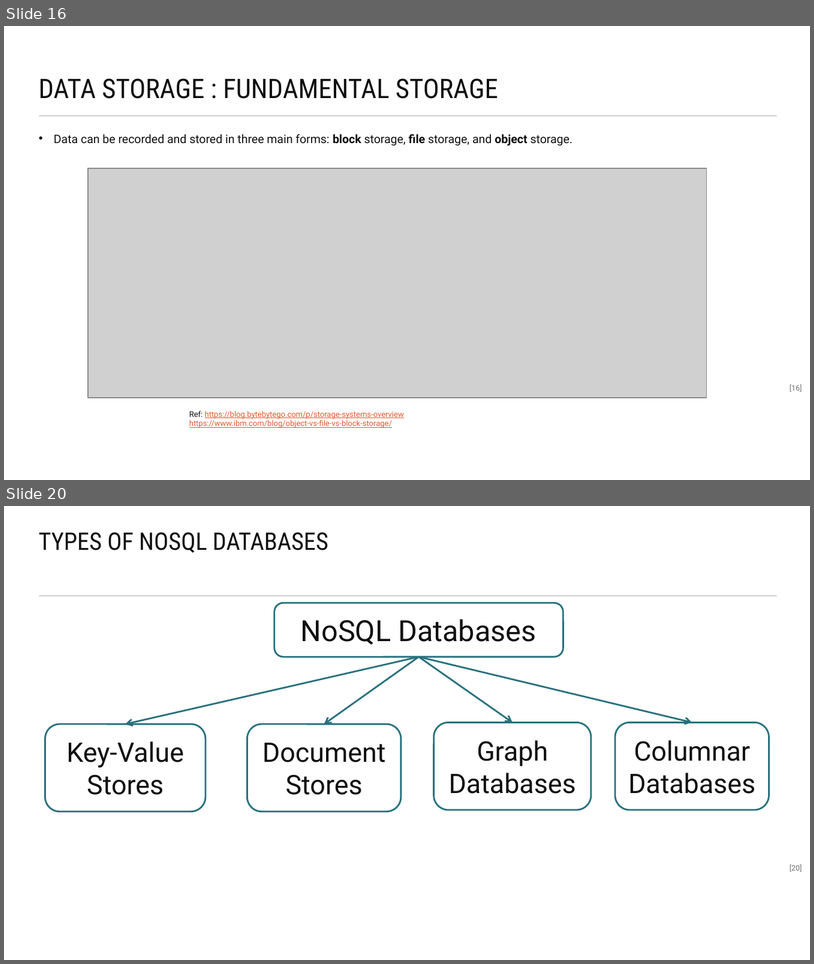
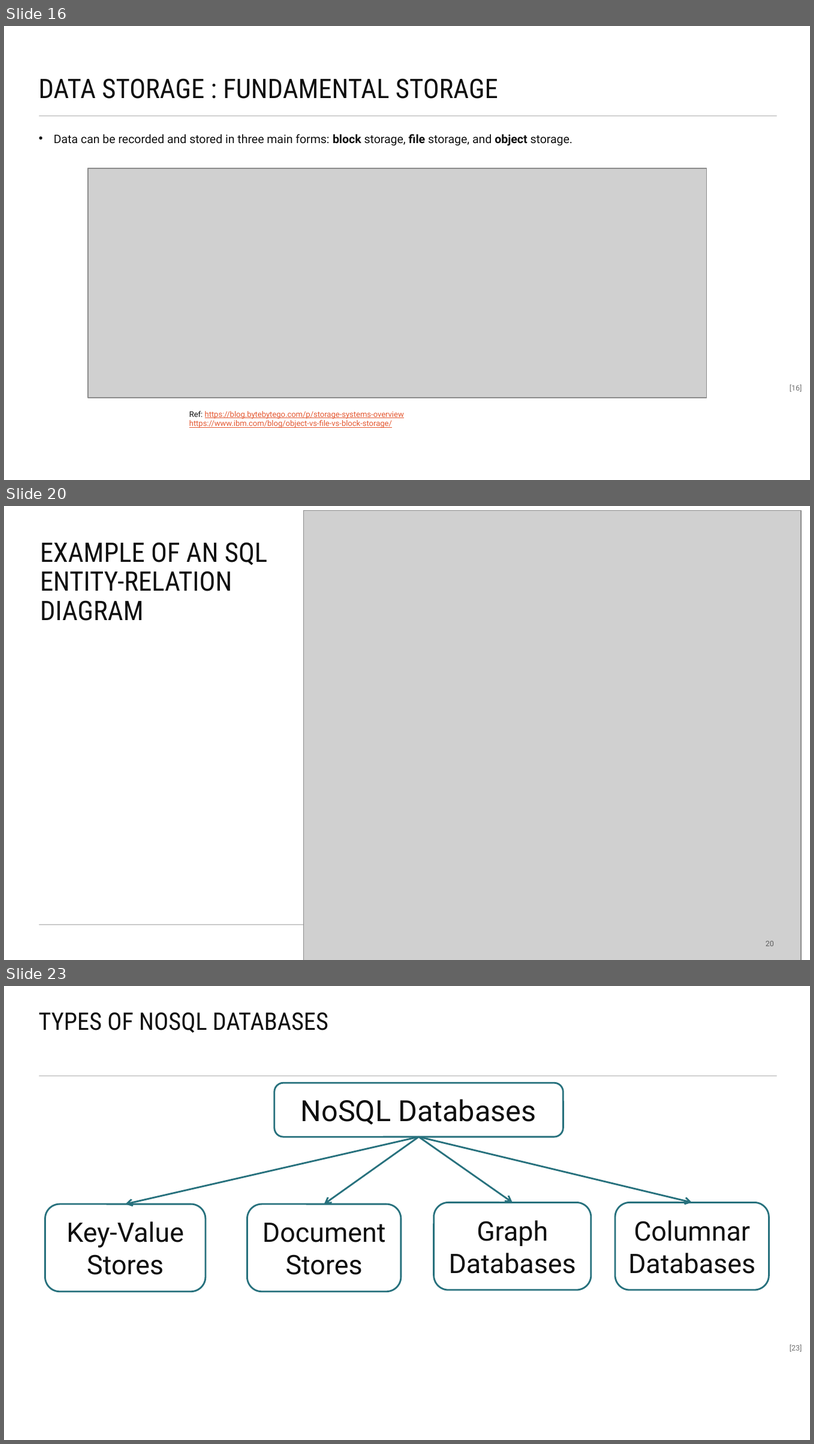
Before and after one commit to maelstromdat/MediTechBigData, a slide deck: 6. Big Data Architecture.pptx. Shown one above the other, each under a label of ours: slides 16 and 20 before the commit, slides 16, 20 and 23 after it; the slides between them are not shown. The pictures are 814x964 and 814x1444 pixels, drawn with LibreOffice and Linux fonts; fonts in the diff are those of the drawing; grey boxes stand for pictures. Boxes give left, top, right and bottom in pixels: in the first picture for what was removed or moved away, otherwise in the second. Text is boxed around its words. In the diff, an @@ line names an element or a change of style, - is before the commit and + after.

```diff
--- a/6. Big Data Architecture.pptx
+++ b/6. Big Data Architecture.pptx
@@ slide 20 added at (x1=4, y1=506, x2=810, y2=960), background #FFFFFF @@
@@ picture added at (x1=304, y1=510, x2=801, y2=960) @@
@@ title added at (x1=40, y1=542, x2=267, y2=621), 24 pt, text #0F0F0F @@
+EXAMPLE OF AN SQL ENTITY-RELATION DIAGRAM
@@ line added from (39, 925) to (777, 925), #0F0F0F 0.75 pt @@
@@ page number added at (x1=766, y1=940, x2=774, y2=946), 6.8 pt, text #0F0F0F at 60% opacity @@
+20
@@ what was slide 20 is now slide 23 @@
@@ page number at (x1=790, y1=1344, x2=803, y2=1351): text changed @@
-[20]
+[23]
```
Also in this commit, not shown: 3 slides changed, 2 other slides added.
